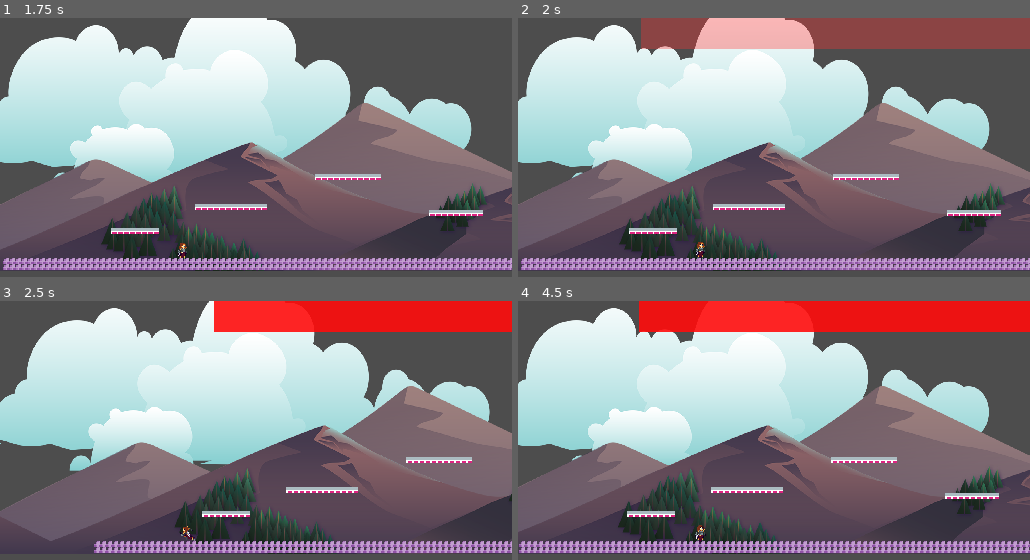
Above: before the commit, frames 1-4 (two rows, left to right).
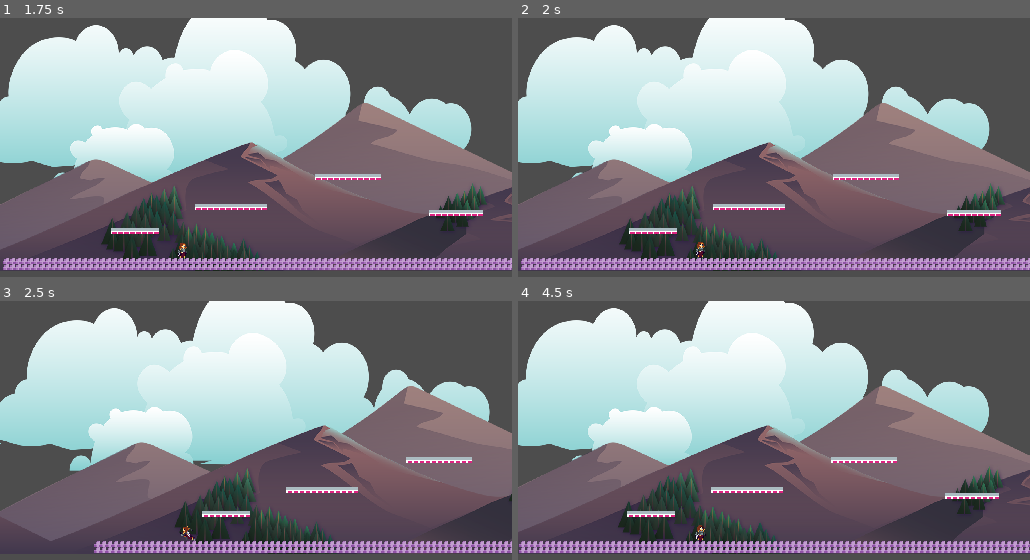
Above: after the commit, the same moments.

Repository: BaoQui/Pablo-s-Adventure
Game: Godot game, scene res://Level2.tscn
The game is run twice, just before and just after one commit, with the same random seed, the same clock (stepped at 60 frames per second) and the same inputs. This scene is started directly instead of the project's main scene.
Inputs (mouse positions are in pixels of both pictures, inside the frame that each line leads up to):
- Up to frame 1 (1.75 s): tap Enter (ui_accept) at 0.5, 0.77 s; move the mouse to (368, 147) at 0.52 s; hold Right (ui_right) 0.53-1.25 s; tap I at 0.6 s; click (368, 147) at 0.67 s; drag from (153, 175) to (189, 248) at 1.27 s
- Up to frame 2 (2 s): no input
- Up to frame 3 (2.5 s): move the mouse to (307, 381) at 2.02 s; hold Left (ui_left) from 2.03 s (still down); tap I at 2.1 s
- Up to frame 4 (4.5 s): release Left (ui_left) at 2.75 s; drag from (748, 503) to (620, 402) at 2.77 s; tap Enter (ui_accept) at 3.5, 3.77 s; move the mouse to (927, 487) at 3.52 s; hold Right (ui_right) 3.53-4.25 s; tap I at 3.6 s; drag from (620, 402) to (707, 531) at 4.27 s

Frame 1 is identical in both runs. In frame 2, 9.1% of the frame differs, in the area x 24-100%, y 0-12%; in frame 3, 7.0%; in frame 4, 9.1%, in the area x 23-100%, y 0-12%.

Commit message:
eyeboss but slightly better but not good

Diff:
--- a/EyeBoss.gd
+++ b/EyeBoss.gd
@@ -1,55 +1,51 @@
 extends CharacterBody2D
 
-# -------- Lanes --------
+# ---------- Lanes (Y positions) ----------
 @export var top_y: float = 0.0
 @export var mid_y: float = 0.0
 @export var bottom_y: float = 0.0
 
-# Movement
-@export var move_speed: float = 180.0
-@export var dwell_time: float = 0.8
+# Movement between lanes
+@export var move_speed: float = 180.0   # pixels/sec vertically
+@export var dwell_time: float = 0.8     # pause at each lane
 
 # Laser
-@export var laser_scene: PackedScene      # <-- assign LaserBeam.tscn on THIS Level2 instance
-@export var shoot_interval: float = 1.75
+@export var laser_scene: PackedScene     # assign LaserBeam.tscn on THIS Level2 instance
+@export var shoot_interval: float = 1.75 # seconds between shots
 
 # Health
 @export var health: int = 200
 
-# Internal lane state
+# --- Internal state ---
 var _lane_list: PackedFloat32Array = []
 var _lane_index: int = 0
 var _target_y: float = 0.0
 var _moving: bool = false
 var _dwell_left: float = 0.0
-
-# Shoot timer created in code (no node required)
 var _shoot_timer: Timer
 
 func _ready() -> void:
-	# Process even if the game is paused or this node would normally sleep
+	# Always process and float (no gravity)
 	process_mode = Node.PROCESS_MODE_ALWAYS
 	set_physics_process(true)
-	set_process(true)
-
-	# Float (no gravity)
 	motion_mode = CharacterBody2D.MOTION_MODE_FLOATING
 	velocity = Vector2.ZERO
 
-	# Lanes (use your offsets, default from current Y)
+	# Initialize lanes (use current Y as mid if not set; small offsets)
 	if mid_y == 0.0:
 		mid_y = global_position.y
 	if top_y == 0.0:
 		top_y = mid_y - 50.0
 	if bottom_y == 0.0:
 		bottom_y = mid_y + 40.0
+
 	_lane_list = [top_y, mid_y, bottom_y, mid_y]
 	_lane_index = 0
 	_target_y = _lane_list[_lane_index]
 	_moving = true
 	_dwell_left = 0.0
 
-	# Shoot timer (robust)
+	# Shoot timer (created in code)
 	_shoot_timer = Timer.new()
 	_shoot_timer.one_shot = false
 	_shoot_timer.wait_time = shoot_interval
@@ -59,17 +55,11 @@
 	_shoot_timer.start()
 
 	if laser_scene == null:
-		push_warning("[EyeBoss] laser_scene NOT SET on this Level2 instance.")
+		push_warning("[EyeBoss] laser_scene is NOT assigned on this Level2 instance.")
 	print("[EyeBoss] Ready. shoot_interval = ", shoot_interval)
 
-	# Guaranteed first shot after 0.25s (so you see it immediately)
-	get_tree().create_timer(0.25).timeout.connect(func() -> void:
-		print("[EyeBoss] DEBUG first-shot trigger")
-		_fire_laser()
-	)
-
 func _physics_process(delta: float) -> void:
-	# Lane movement (float between target Ys)
+	# Float toward target lane
 	if _moving:
 		global_position.y = move_toward(global_position.y, _target_y, move_speed * delta)
 		if absf(global_position.y - _target_y) <= 1.0:
@@ -82,121 +72,41 @@
 			_target_y = _lane_list[_lane_index]
 			_moving = true
 
-	velocity = Vector2.ZERO  # keep fully floating
+	# No gravity / floor logic
+	velocity = Vector2.ZERO
 
-# ----------------- Shooting -----------------
+# -------- Shooting --------
 func _on_shoot_timeout() -> void:
-	print("[EyeBoss] Shoot timer timeout -> firing")
-	_fire_laser()
+	_shoot_laser()
 
-func _fire_laser() -> void:
-	# 1) Try the assigned scene (with clear diagnostics)
-	if laser_scene != null:
-		print("[EyeBoss] laser_scene path: ", laser_scene.resource_path)
-		var inst := laser_scene.instantiate()
-		if inst == null:
-			push_warning("[EyeBoss] instantiate() returned null. Using fallback beam.")
-			_spawn_fallback_beam("instantiate null")
-			return
-
-		print("[EyeBoss] instantiated root class: ", inst.get_class())
-		var area := inst as Area2D
-		if area == null:
-			push_warning("[EyeBoss] laser_scene root is NOT Area2D (it’s " + inst.get_class() + "). Using fallback beam.")
-			_spawn_fallback_beam("root not Area2D")
-			return
-
-		# Place at boss Y; beam script will center X itself
-		area.global_position = Vector2(0.0, global_position.y)
-		if area.has_method("set"):
-			area.set("owner_boss", self)
-
-		var parent := get_tree().current_scene
-		if parent == null:
-			parent = get_tree().root
-		parent.add_child(area)
-
-		print("[EyeBoss] LaserBeam spawned OK @ y=", area.global_position.y)
+func _shoot_laser() -> void:
+	if laser_scene == null:
+		print("[EyeBoss] No laser_scene assigned; cannot shoot.")
 		return
 
-	# 2) Nothing assigned: fallback
-	push_warning("[EyeBoss] laser_scene is NULL on this EyeBoss instance. Using fallback beam.")
-	_spawn_fallback_beam("laser_scene null")
+	var beam := laser_scene.instantiate()
+	# We accept Area2D or Node2D; LaserBeam.tscn should be Area2D.
+	if not (beam is Node2D):
+		push_error("[EyeBoss] laser_scene root must be Node2D/Area2D.")
+		return
 
-# --- Fallback laser: Area2D + CollisionShape2D + Polygon2D (always visible & damaging) ---
-func _spawn_fallback_beam(reason: String) -> void:
-	var beam := Area2D.new()
-	beam.name = "LaserBeam_Fallback"
-	beam.collision_layer = 1 << 2   # EnemyAttack = 2
-	beam.collision_mask  = 1 << 1   # Player = 1
-	beam.z_index = 1000
-	beam.global_position = Vector2(0.0, global_position.y)
+	# Center the beam on the boss's current X and Y
+	(beam as Node2D).global_position = Vector2(global_position.x, global_position.y)
 
-	# Collision
-	var cs := CollisionShape2D.new()
-	beam.add_child(cs)
-
-	# Visual polygon (follows Node2D transforms)
-	var poly := Polygon2D.new()
-	beam.add_child(poly)
-
-	# Determine width from walls if available, else viewport width
-	var w := 0.0
-	var root := get_tree().current_scene
-	if root != null:
-		var left := root.find_child("Left_Wall", true, false)
-		var right := root.find_child("Right_Wall", true, false)
-		if left is Node2D and right is Node2D:
-			w = absf((right as Node2D).global_position.x - (left as Node2D).global_position.x)
-	if w <= 0.0:
-		var vr := get_viewport().get_visible_rect()
-		w = vr.size.x
-
-	var h := 42.0
-	var rect := RectangleShape2D.new()
-	rect.size = Vector2(w, h)
-	cs.shape = rect
-	cs.position = Vector2.ZERO
-
-	# Centered rectangle (-w/2..+w/2, -h/2..+h/2)
-	var hw := w * 0.5
-	var hh := h * 0.5
-	poly.polygon = PackedVector2Array([
-		Vector2(-hw, -hh), Vector2(hw, -hh),
-		Vector2(hw,  hh),  Vector2(-hw, hh)
-	])
-	poly.color = Color(1, 0.2, 0.2, 0.35)  # warn color (wind-up)
-
-	# Damage window
-	beam.monitoring = false
-	if not beam.body_entered.is_connected(_on_fallback_beam_body_entered):
-		beam.body_entered.connect(_on_fallback_beam_body_entered)
-
-	# Add to scene
+	# Add to the current level scene (fallback to root)
 	var parent := get_tree().current_scene
 	if parent == null:
 		parent = get_tree().root
 	parent.add_child(beam)
 
-	print("[EyeBoss] FALLBACK beam spawned (", reason, ") @ y=", beam.global_position.y, " width=", w)
+	# Optional: if your LaserBeam has an 'owner_boss' property, set it:
+	if beam.has_method("set"):
+		beam.set("owner_boss", self)
 
-	# Arm after short wind-up, then expire
-	get_tree().create_timer(0.35).timeout.connect(func() -> void:
-		beam.monitoring = true
-		poly.color = Color(1, 0.05, 0.05, 0.9)  # active color
-		print("[EyeBoss] FALLBACK beam ACTIVE")
-		get_tree().create_timer(1.0).timeout.connect(func() -> void:
-			print("[EyeBoss] FALLBACK beam EXPIRE")
-			beam.queue_free()
-		)
-	)
+	# Debug
+	print("[EyeBoss] Laser fired @ ", (beam as Node2D).global_position)
 
-func _on_fallback_beam_body_entered(body: Node) -> void:
-	if body != null and body.is_in_group("Player") and body.has_method("take_damage"):
-		body.call("take_damage", 10, global_position)
-		print("[EyeBoss] FALLBACK beam damaged Player (10)")
-
-# ----------------- Damage handling -----------------
+# -------- Damage --------
 func take_damage(amount: int, from_point: Vector2 = Vector2.INF) -> void:
 	health -= amount
 	print("Boss took ", amount, " damage. Health is now: ", health)
--- a/LaserBeam.gd
+++ b/LaserBeam.gd
@@ -1,64 +1,53 @@
 extends Area2D
+# Physics-only laser: damages on actual overlap of CollisionShape2D
 
 @export var damage: int = 10
-@export var windup_time: float = 0.35
-@export var active_time: float = 1.0
+@export var windup_time: float = 0.25   # time before it becomes dangerous
+@export var active_time: float = 1.0    # time it can hurt
+
+# Beam dimensions
+@export var full_width: bool = false     # true = spans whole screen horizontally
+@export var beam_width: float = 140.0    # used when full_width = false
 @export var beam_height: float = 42.0
-@export var color_warn: Color = Color(1, 0.2, 0.2, 0.35)
-@export var color_active: Color = Color(1, 0.05, 0.05, 0.9)
 
-const LAYER_ENEMY_ATTACK := 1 << 2   # layer 2
-const MASK_PLAYER := 1 << 1          # mask 1
+# Collision layers (EnemyAttack=2, Player=1)
+const LAYER_ENEMY_ATTACK := 1 << 2
+const MASK_PLAYER := 1 << 1
 
-var owner_boss: Node = null
-var shape_node: CollisionShape2D
-var poly: Polygon2D
+var _shape: CollisionShape2D
+var _active: bool = false
+var _did_damage: bool = false  # set true to damage only once per beam
 
 func _ready() -> void:
+	# Ensure proper layer/mask for physics overlap with the Player
 	collision_layer = LAYER_ENEMY_ATTACK
 	collision_mask  = MASK_PLAYER
-	z_index = 1000
+	monitoring = false  # off during wind-up
 
-	# ensure children
-	shape_node = _ensure_shape()
-	poly = _ensure_poly()
+	# Ensure there's a CollisionShape2D and size it
+	_shape = _get_or_make_shape()
+	_size_shape()
 
-	# width from walls or viewport
-	var w := _beam_width()
-	var hw := w * 0.5
-	var hh := beam_height * 0.5
+	# Connect overlap signal (physics decides if we hit)
+	if not body_entered.is_connected(_on_body_entered):
+		body_entered.connect(_on_body_entered)
 
-	# visual rect centered at (0,0)
-	poly.polygon = PackedVector2Array([
-		Vector2(-hw, -hh), Vector2(hw, -hh),
-		Vector2(hw,  hh),  Vector2(-hw, hh)
-	])
-	poly.color = color_warn
+	# Arm after windup; then deactivate after active_time
+	var t1 := get_tree().create_timer(windup_time)
+	t1.timeout.connect(func():
+		_active = true
+		# Use deferred to avoid toggling monitoring mid-physics step
+		set_deferred("monitoring", true)
 
-	# collision rect
-	var rect := RectangleShape2D.new()
-	rect.size = Vector2(w, beam_height)
-	shape_node.shape = rect
-	shape_node.position = Vector2.ZERO
-
-	# center horizontally; EyeBoss sets our Y before add_child
-	var vr := get_viewport().get_visible_rect()
-	global_position.x = vr.position.x + vr.size.x * 0.5
-
-	# arm after windup, then expire
-	monitoring = false
-	get_tree().create_timer(windup_time).timeout.connect(func():
-		monitoring = true
-		poly.color = color_active
-		get_tree().create_timer(active_time).timeout.connect(func():
+		var t2 := get_tree().create_timer(active_time)
+		t2.timeout.connect(func():
+			_active = false
+			set_deferred("monitoring", false)
 			queue_free()
 		)
 	)
 
-	if not body_entered.is_connected(_on_body_entered):
-		body_entered.connect(_on_body_entered)
-
-func _ensure_shape() -> CollisionShape2D:
+func _get_or_make_shape() -> CollisionShape2D:
 	for c in get_children():
 		if c is CollisionShape2D:
 			return c
@@ -66,24 +55,23 @@
 	add_child(cs)
 	return cs
 
-func _ensure_poly() -> Polygon2D:
-	for c in get_children():
-		if c is Polygon2D:
-			return c
-	var p := Polygon2D.new()
-	add_child(p)
-	return p
-
-func _beam_width() -> float:
-	var root := get_tree().current_scene
-	if root != null:
-		var left := root.find_child("Left_Wall", true, false)
-		var right := root.find_child("Right_Wall", true, false)
-		if left is Node2D and right is Node2D:
-			return absf((right as Node2D).global_position.x - (left as Node2D).global_position.x)
-	var vr := get_viewport().get_visible_rect()
-	return vr.size.x
+func _size_shape() -> void:
+	var width := beam_width
+	if full_width:
+		var vr := get_viewport().get_visible_rect()
+		width = vr.size.x
+	# Rectangle centered on the Area2D origin
+	var rect := RectangleShape2D.new()
+	rect.size = Vector2(width, beam_height)
+	_shape.shape = rect
+	_shape.position = Vector2.ZERO
+	# No visuals; the collision box alone defines hits
 
 func _on_body_entered(body: Node) -> void:
-	if body != null and body.is_in_group("Player") and body.has_method("take_damage"):
+	# Physics says we overlapped; only apply during active window
+	if not _active or _did_damage:
+		return
+	# Be strict: require Player group and take_damage method
+	if body.is_in_group("Player") and body.has_method("take_damage"):
 		body.call("take_damage", damage, global_position)
+		_did_damage = true   # comment this out if you want damage every overlap
--- a/LaserBeam.tscn
+++ b/LaserBeam.tscn
@@ -4,13 +4,16 @@
 [ext_resource type="Texture2D" uid="uid://bw4jh2txdbo5w" path="res://pngkey.com-lazer-beam-png-8162960.png" id="2_iwnfa"]
 
 [sub_resource type="RectangleShape2D" id="RectangleShape2D_yqymq"]
-size = Vector2(124.5, 39)
+size = Vector2(57.5, 8)
 
 [node name="LaserBeam" type="Area2D"]
+collision_layer = 2
 script = ExtResource("1_5wvum")
+beam_width = 1.0
+beam_height = 1.0
 
 [node name="CollisionShape2D" type="CollisionShape2D" parent="."]
-position = Vector2(443.25, 150.5)
+position = Vector2(476.75, 151)
 shape = SubResource("RectangleShape2D_yqymq")
 
 [node name="Sprite2D" type="Sprite2D" parent="."]
--- a/Level2.tscn
+++ b/Level2.tscn
@@ -1006,6 +1006,9 @@
 projectile_scene = ExtResource("2_ytr4e")
 projectile_distance = 200.0
 projectile_speed = 300.0
+base_health = 1.0
+max_health = 1.0
+current_health = 1.0
 
 [node name="AnimatedSprite2D" type="AnimatedSprite2D" parent="Player"]
 position = Vector2(6.77475, -4.28557)
--- a/player.gd
+++ b/player.gd
@@ -202,8 +202,8 @@
 	# Duelist effect is handled in combat
 	print("Updated stats - Health: ", max_health, " Punch: ", punch_damage, " Money: ", money_multiplier)
 
-func take_damage(damage: int, hit_position: Vector2 = Vector2.ZERO):
-	current_health -= damage
+func take_damage(amount: int, hit_position: Vector2 = Vector2.ZERO):
+	current_health -= amount
 	duelist_hit_streak = 0  # Reset duelist streak when taking damage
 	duelist_speed_multiplier = 1.0
 
Not shown: 1 places in Level2.tscn that only renumber resources
